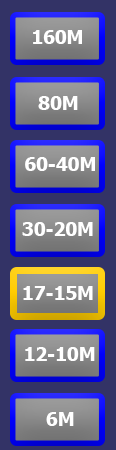
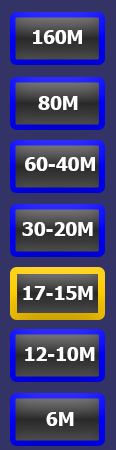
Layered file, before and after one edit (116 x 450). Changes by layer:
painted on "Button7" over [15, 398, 99, 441]
painted on "Button6" over [15, 334, 99, 377]
painted on "Button5" over [17, 274, 98, 313]
painted on "Button4" over [15, 209, 99, 252]
painted on "Button3" over [15, 145, 99, 188]
painted on "Button2" over [15, 82, 99, 125]
painted on "Button1" over [15, 17, 99, 60]